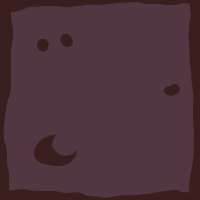
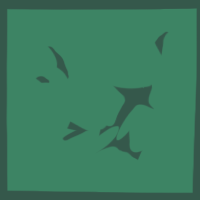
Two versions of the same layered image (200 x 200). Layer-by-layer changes:
added group "grass" with 4 layers above "dirt" over left=0, top=0, right=200, bottom=200
added layer "Layer 23" in group "grass" over left=0, top=0, right=200, bottom=200
added layer "Layer 22" (overlay) in group "grass" over left=0, top=0, right=200, bottom=200
added layer "Layer 19" in group "grass" over left=0, top=0, right=200, bottom=200
